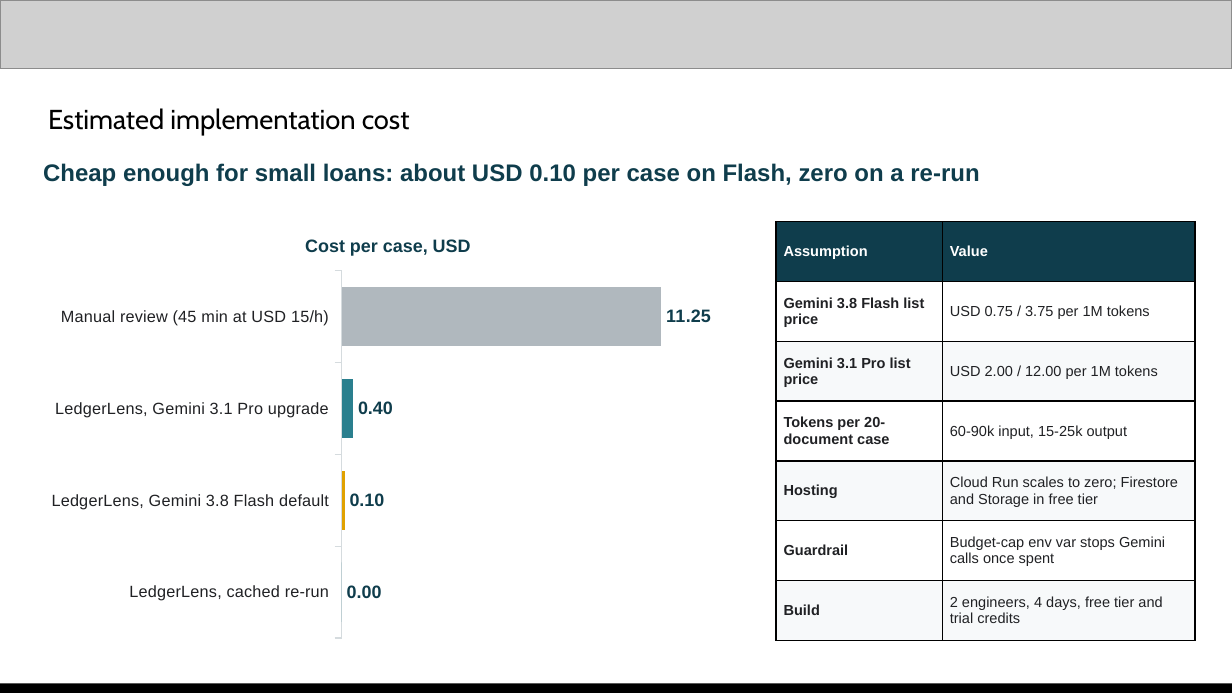
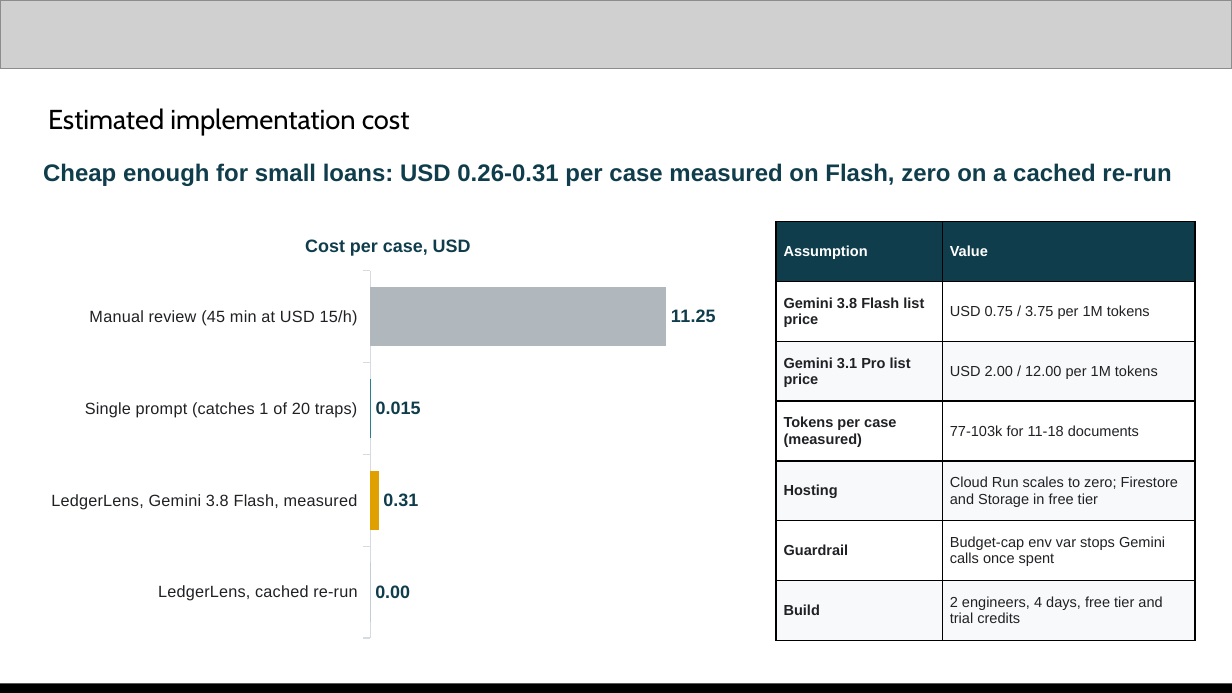
Before and after one commit to changhyeonnam/ghack, a slide deck: slide 10 of presentation/LedgerLens_AI_Builder_Cup_Submission.pptx. Drawn at 1232x693 pixels with LibreOffice and Linux fonts; fonts in the diff are those of the drawing; grey boxes stand for pictures. Boxes give left, top, right and bottom in pixels: in the first picture for what was removed or moved away, otherwise in the second. Text is boxed around its words. In the diff, an @@ line names an element or a change of style, - is before the commit and + after.

Commit message:
Deck and README: replace mock-era numbers with the live Gemini run
Slides 4, 10, 11 and 13 and the roadmap caption now use the 2026-10-15 live run:
16/20 traps vs 1/20 for a single prompt, 0 vs 45 unsourced numbers, 481/481 rows,
about 2 minutes and USD 0.26-0.31 per cold case. README cost section updated to match.

```diff
--- a/presentation/LedgerLens_AI_Builder_Cup_Submission.pptx
+++ b/presentation/LedgerLens_AI_Builder_Cup_Submission.pptx
@@ text at (43,163,1171,186): text changed @@
-Cheap enough for small loans: about USD 0.10 per case on Flash, zero on a re-run
+Cheap enough for small loans: USD 0.26-0.31 per case measured on Flash, zero on a cached re-run
@@ bar chart at (37,216,739,647) @@
-categories: Manual review (45 min at USD 15/h), LedgerLens, Gemini 3.1 Pro upgrade, LedgerLens, Gemini 3.8 Flash default, LedgerLens, cached re-run
+categories: Manual review (45 min at USD 15/h), Single prompt (catches 1 of 20 traps), LedgerLens, Gemini 3.8 Flash, measured, LedgerLens, cached re-run
-Series 1: 11.25, 0.4, 0.1, 0
+Series 1: 11.25, 0.015, 0.31, 0
@@ data labels of Series 1 changed @@
@@ table at (776,222,1195,641) @@
-row 4, column 1: Tokens per 20-document case
+row 4, column 1: Tokens per case (measured)
-row 4, column 2: 60-90k input, 15-25k output
+row 4, column 2: 77-103k for 11-18 documents
```
Also in this commit, not shown: 3 other slides changed, 6 other files.
